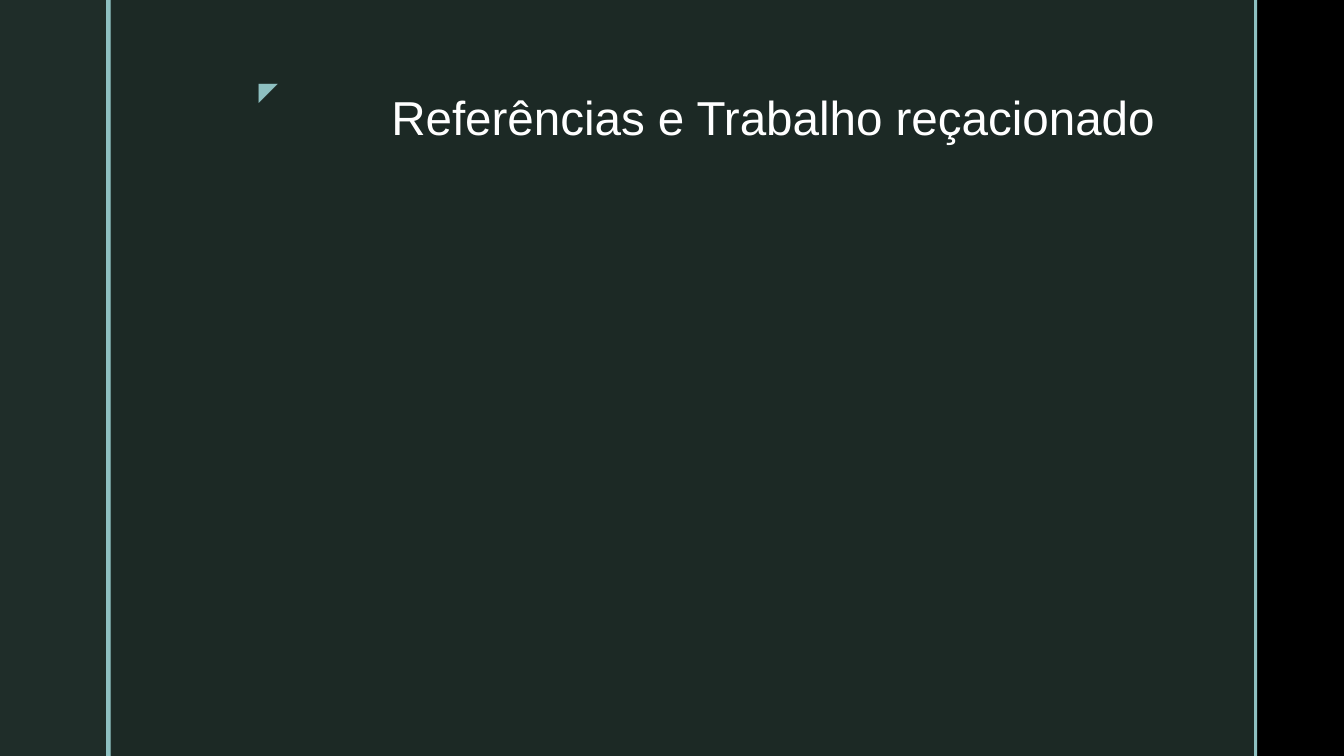
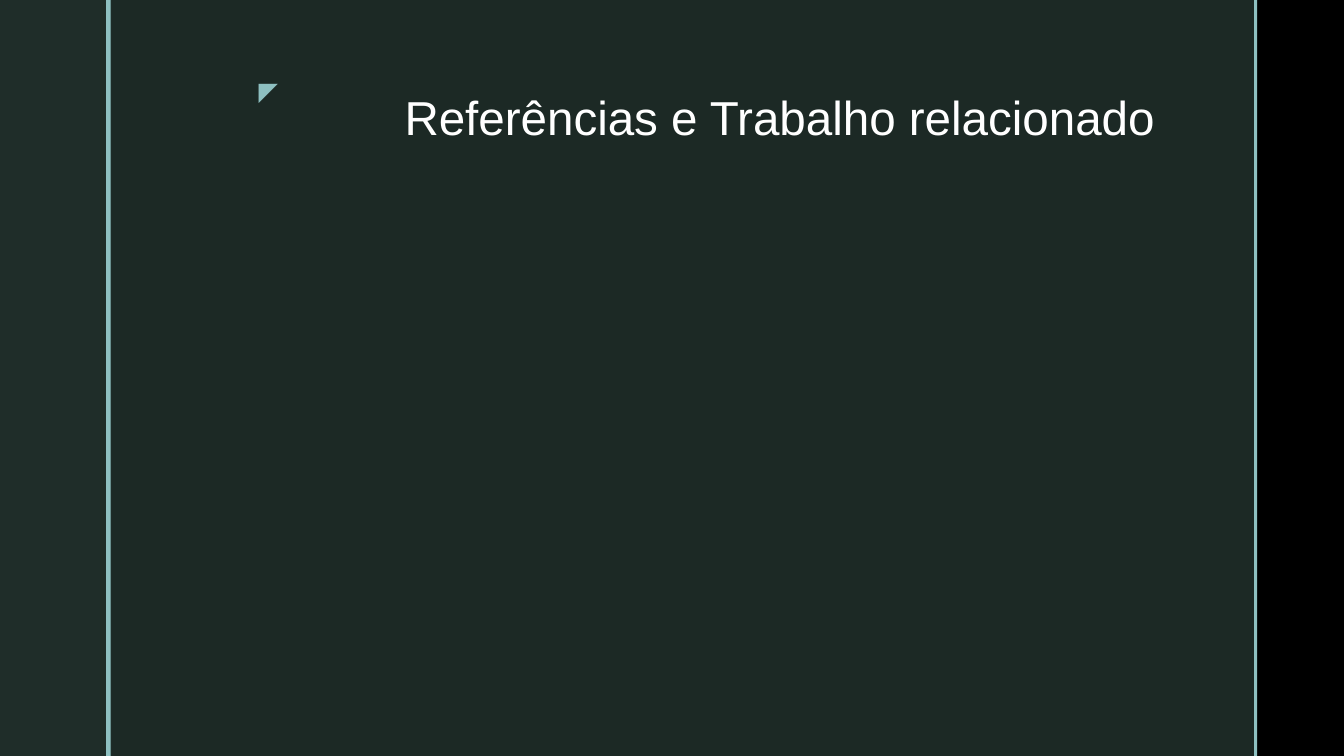
Before and after one commit to pedrovponte/IART-g39, a slide deck: slide 3 of docs/presentation.pptx. Drawn at 1344x756 pixels with LibreOffice and Linux fonts; fonts in the diff are those of the drawing; background and template pictures are left out. Boxes give left, top, right and bottom in pixels: in the first picture for what was removed or moved away, otherwise in the second. Text is boxed around its words. In the diff, an @@ line names an element or a change of style, - is before the commit and + after.

```diff
--- a/docs/presentation.pptx
+++ b/docs/presentation.pptx
@@ title at bbox=[405, 100, 1155, 136]: text changed @@
-Referências e Trabalho reçacionado
+Referências e Trabalho relacionado
```
Also in this commit, not shown: 2 other slides changed, 1 slide added, 1 slide removed, 3 other files.
